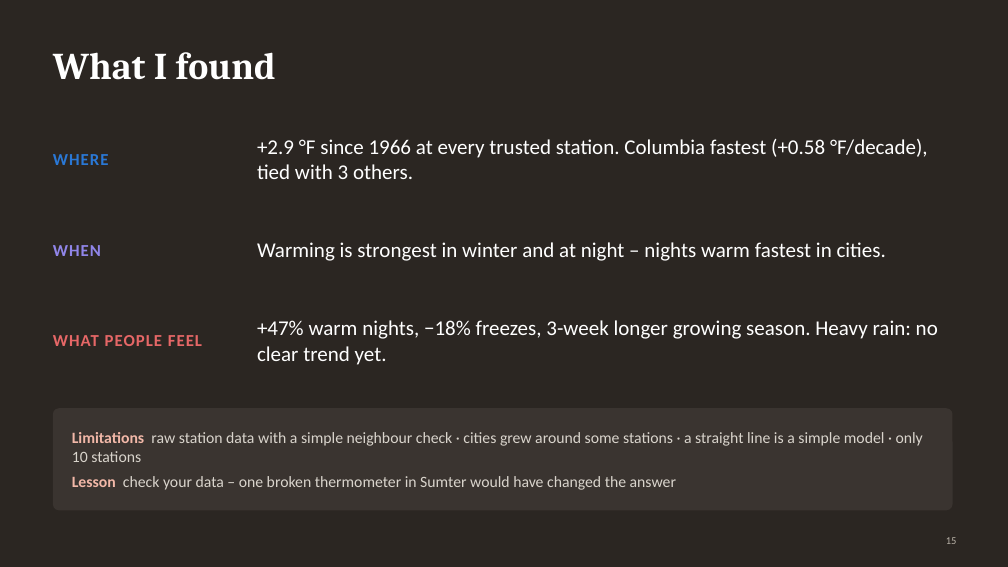
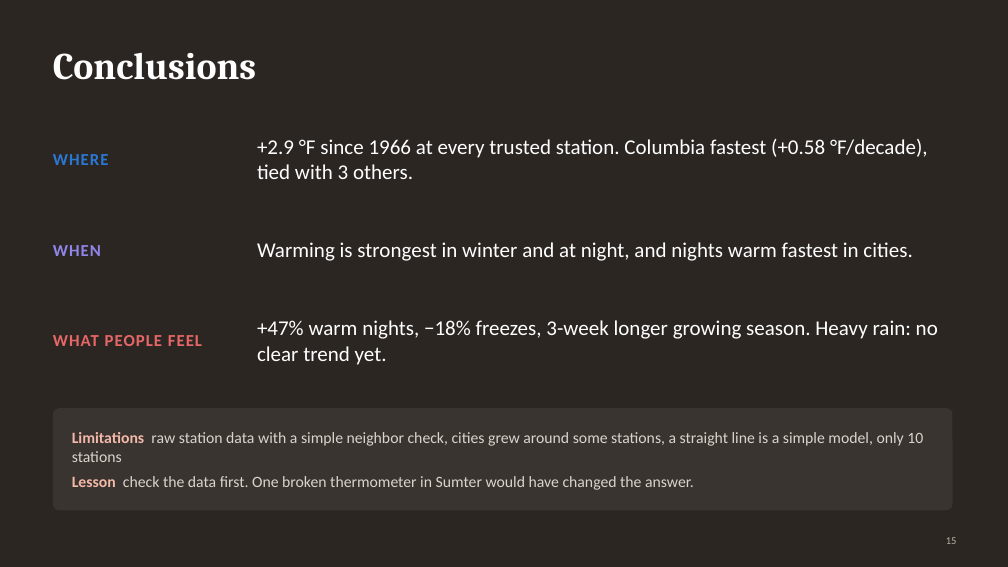
Before and after one commit to GITGUD360/P1-data-analysis-and-visualization, a slide deck: slide 15 of presentation/SC_Climate_Presentation.pptx. Drawn at 1008x567 pixels with LibreOffice and Linux fonts; fonts in the diff are those of the drawing. Boxes give left, top, right and bottom in pixels: in the first picture for what was removed or moved away, otherwise in the second. Text is boxed around its words. In the diff, an @@ line names an element or a change of style, - is before the commit and + after.

```diff
--- a/presentation/SC_Climate_Presentation.pptx
+++ b/presentation/SC_Climate_Presentation.pptx
@@ title at [53, 53, 256, 80]: text changed @@
-What I found
+Conclusions
@@ text at [257, 242, 912, 261]: text changed @@
-Warming is strongest in winter and at night – nights warm fastest in cities.
+Warming is strongest in winter and at night, and nights warm fastest in cities.
@@ text at [72, 432, 923, 490]: text changed @@
-Limitations raw station data with a simple neighbour check · cities grew around some stations · a straight line is a simple model · only 10 stations
-Lesson check your data – one broken thermometer in Sumter would have changed the answer
+Limitations raw station data with a simple neighbor check, cities grew around some stations, a straight line is a simple model, only 10 stations
+Lesson check the data first. One broken thermometer in Sumter would have changed the answer.
```
Also in this commit, not shown: 15 other slides changed, 23 other files.
